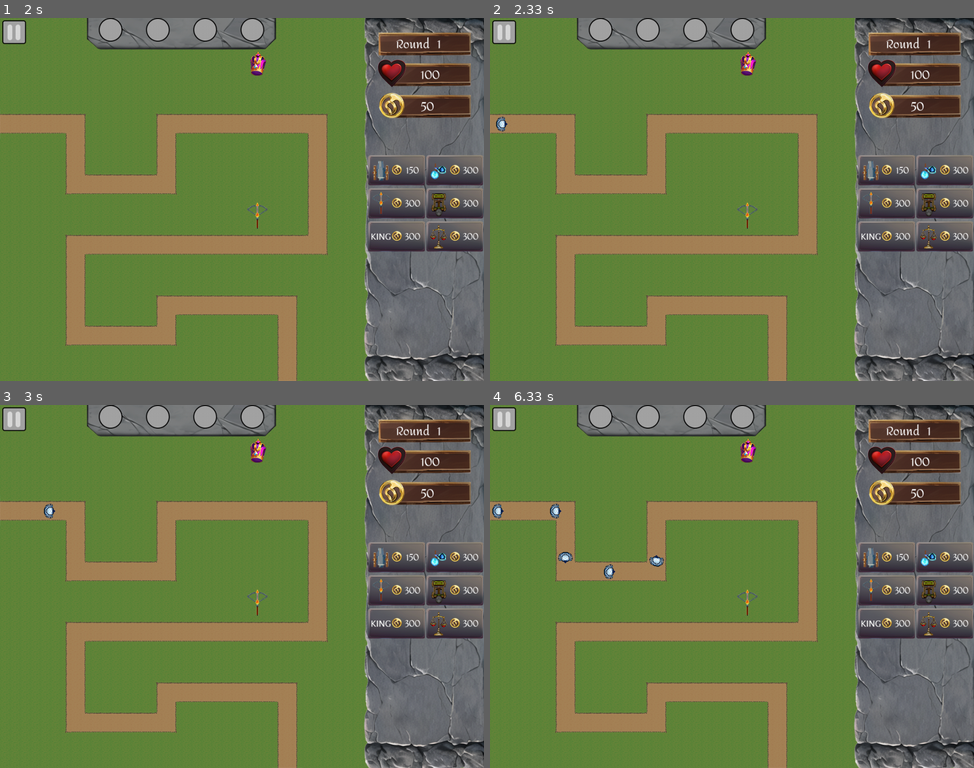
Above: before the commit, frames 1-4 (two rows, left to right).
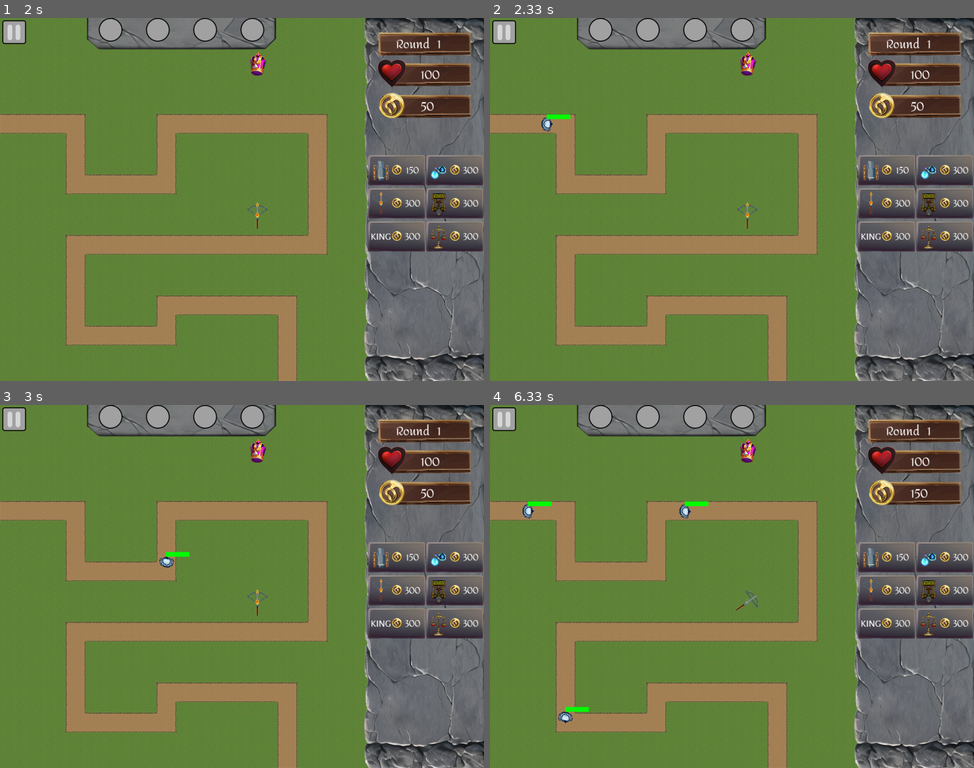
Above: after the commit, the same moments.

Repository: peter5454/PyGame
Game: pygame game, started from main.py
Two runs of this game, one before a commit and one after it. Both use one fixed random seed, a clock stepped at 60 frames per second and the inputs below.
Inputs (mouse positions are in pixels of both pictures, inside the frame that each line leads up to):
- Up to frame 1 (2 s): click (396, 188) at 0.38 s; click (246, 224) at 0.72 s; click (430, 359) at 1.05 s; click "300" at 1.38 s; click (251, 76) at 1.72 s
- Up to frame 2 (2.33 s): no input
- Up to frame 3 (3 s): no input
- Up to frame 4 (6.33 s): no input

Frame 1 is identical in both runs. In frame 2, 0.2% of the frame differs, in the area x 1-17%, y 26-32%; in frame 3, 0.2%; in frame 4, 0.9%, in the area x 0-91%, y 23-88%.

Commit message:
Added health bars

Diff:
--- a/enemy.py
+++ b/enemy.py
@@ -11,9 +11,11 @@
         self.pos = Vector2(self.waypoints[0])
         self.target_waypoint = 1
         self.health = ENEMY_DATA.get(enemy_type)["health"]
+        self.max_health = ENEMY_DATA.get(enemy_type)["health"]
         self.element = ENEMY_DATA.get(enemy_type)["element"]
         self.speed = ENEMY_DATA.get(enemy_type)["speed"]
         self.angle = 0
+        self.finished = False
         self.original_image = images.get(enemy_type)
         self.image = pg.transform.rotate(self.original_image, self.angle)
         self.rect = self.image.get_rect()
@@ -32,6 +34,7 @@
             self.movement = self.target - self.pos
         else:
             #enemy has reached end of path
+            self.finished = True
             self.kill()
             world.health -= 1
             world.missed_enemies += 1
@@ -62,3 +65,6 @@
             world.killed_enemies += 1
             #where money used to update
             self.kill()
+
+    def get_coords(self):
+        return self.pos.x,self.pos.y
--- a/enemy_data.py
+++ b/enemy_data.py
@@ -34,7 +34,7 @@
     "ice_golem": {
         "health": 4,
         "element": "I",
-        "speed": 2
+        "speed": 10
     },
     "fire_golem": {
         "health": 5,
--- /dev/null
+++ b/health_bars.py
@@ -0,0 +1,28 @@
+import pygame as pg
+
+
+
+class HealthBar():
+    def __init__(self,enemy):
+        self.enemy = enemy
+        self.x = 0
+        self.y = 0
+        self.hp = enemy.health
+        self.max_hp = enemy.max_health
+        self.w = 50
+        self.h = 10
+
+
+    def draw(self, surface):
+        #calculate health ratio
+        ratio = self.hp / self.max_hp
+        pg.draw.rect(surface, "red", (self.x, self.y-20, self.w, self.h))
+        pg.draw.rect(surface, "green", (self.x, self.y-20, self.w * ratio, self.h))
+
+    def update(self,surface):
+        self.x,self.y = self.enemy.get_coords()
+        self.hp = self.enemy.health
+        if self.enemy.health <=0 or self.enemy.finished == True:
+            return True
+        self.draw(surface)
+        return False
--- a/main.py
+++ b/main.py
@@ -1,6 +1,7 @@
 import pygame as pg
 import json
 from enemy import Enemy
+from health_bars import HealthBar
 from world import World
 import constants as c
 from buttons import Button
@@ -44,7 +45,7 @@
 #UI
 side_panel = pg.image.load('assets/images/ui_backgrounds/side_panel.png').convert_alpha()
 wood_frame_full = pg.image.load('assets/images/ui_backgrounds/wood_frame_full.png').convert_alpha()
-health_bar = pg.image.load('assets/images/ui_backgrounds/health_bar.png').convert_alpha()
+health_bar_side_panel = pg.image.load('assets/images/ui_backgrounds/health_bar.png').convert_alpha()
 gold_bar = pg.image.load('assets/images/ui_backgrounds/gold_bar.png').convert_alpha()
 airstrike_banner = pg.image.load('assets/images/ui_backgrounds/airstrike_banner.png').convert_alpha()
 airstrike_ability_image = pg.image.load('assets/images/ui_backgrounds/airstrike_ability.png').convert_alpha()
@@ -106,6 +107,7 @@
 #create groups
 enemy_group = pg.sprite.Group()
 turret_group = pg.sprite.Group()
+health_bars = []
 
 #create buttons
 turret_cannon_data = TURRET_DATA["TURRET_CANNON"][0]
@@ -360,6 +362,7 @@
     enemy_group.update(world)
     turret_group.update(enemy_group, world)
 
+
     #update airstrike
 
 
@@ -384,7 +387,7 @@
   #draw side panel
   screen.blit(side_panel, ((c.SCREEN_WIDTH - c.SIDE_PANEL), 0))
   screen.blit(wood_frame_full, (796, 26))
-  screen.blit(health_bar, (796, 88))
+  screen.blit(health_bar_side_panel, (796, 88))
   screen.blit(gold_bar, (796, 155))
 
   #draw airstrike_banner
@@ -395,6 +398,13 @@
   draw_text(str(world.level), text_font, "grey100", 925, 32)
   draw_text(str(world.health), text_font, "grey100", 890, 97)
   draw_text(str(world.money), text_font, "grey100", 890, 164)
+
+  index = len(health_bars) - 1
+  while index >= 0:
+    if health_bars[index].update(screen):
+        health_bars.pop(index)
+    index -= 1
+
 
   if game_over == False:
     #check if the level has been started or not
@@ -411,6 +421,7 @@
         if world.spawned_enemies < len(world.enemy_list):
           enemy_type = world.enemy_list[world.spawned_enemies]
           enemy = Enemy(enemy_type, world.waypoints, enemy_images)
+          health_bars.append(HealthBar(enemy))
           enemy_group.add(enemy)
           world.spawned_enemies += 1
           last_enemy_spawn = pg.time.get_ticks()
